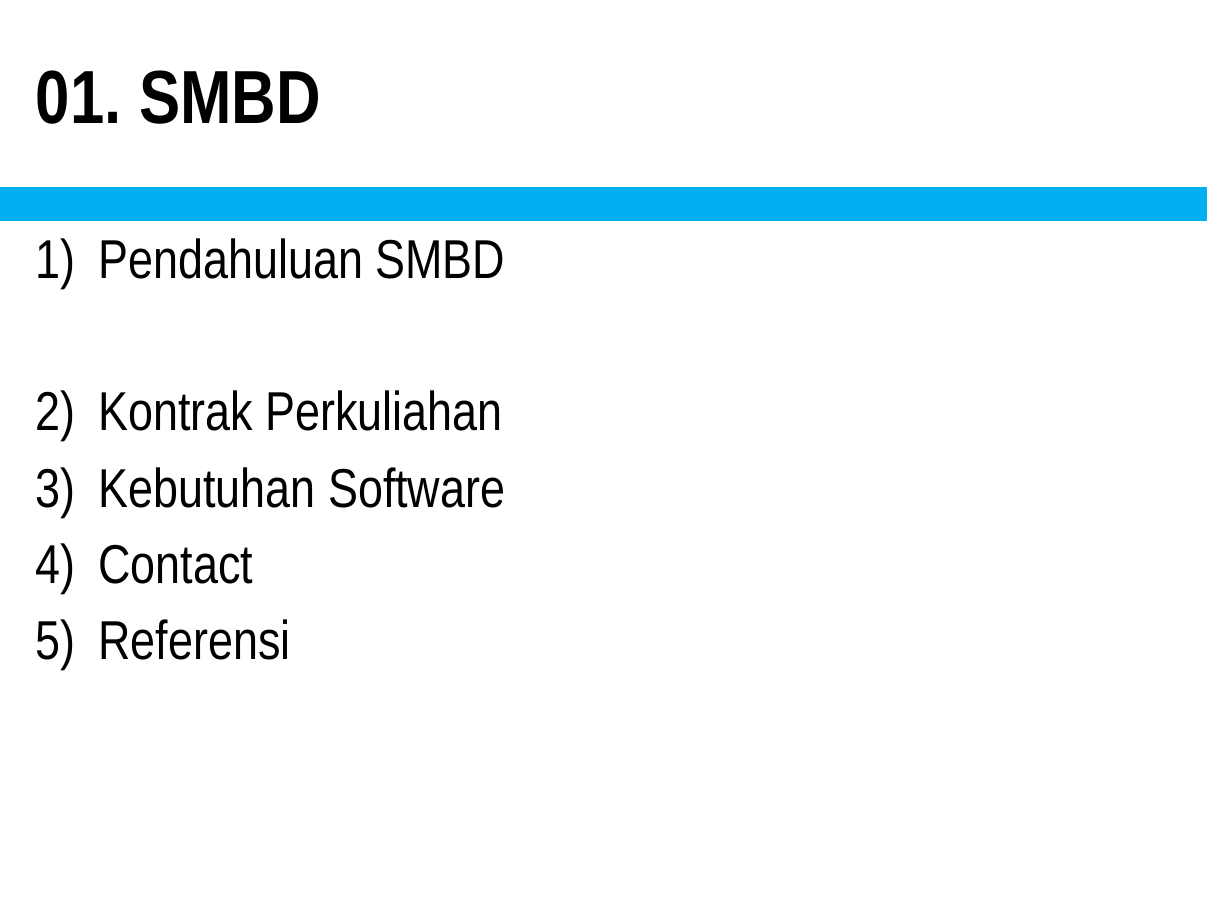
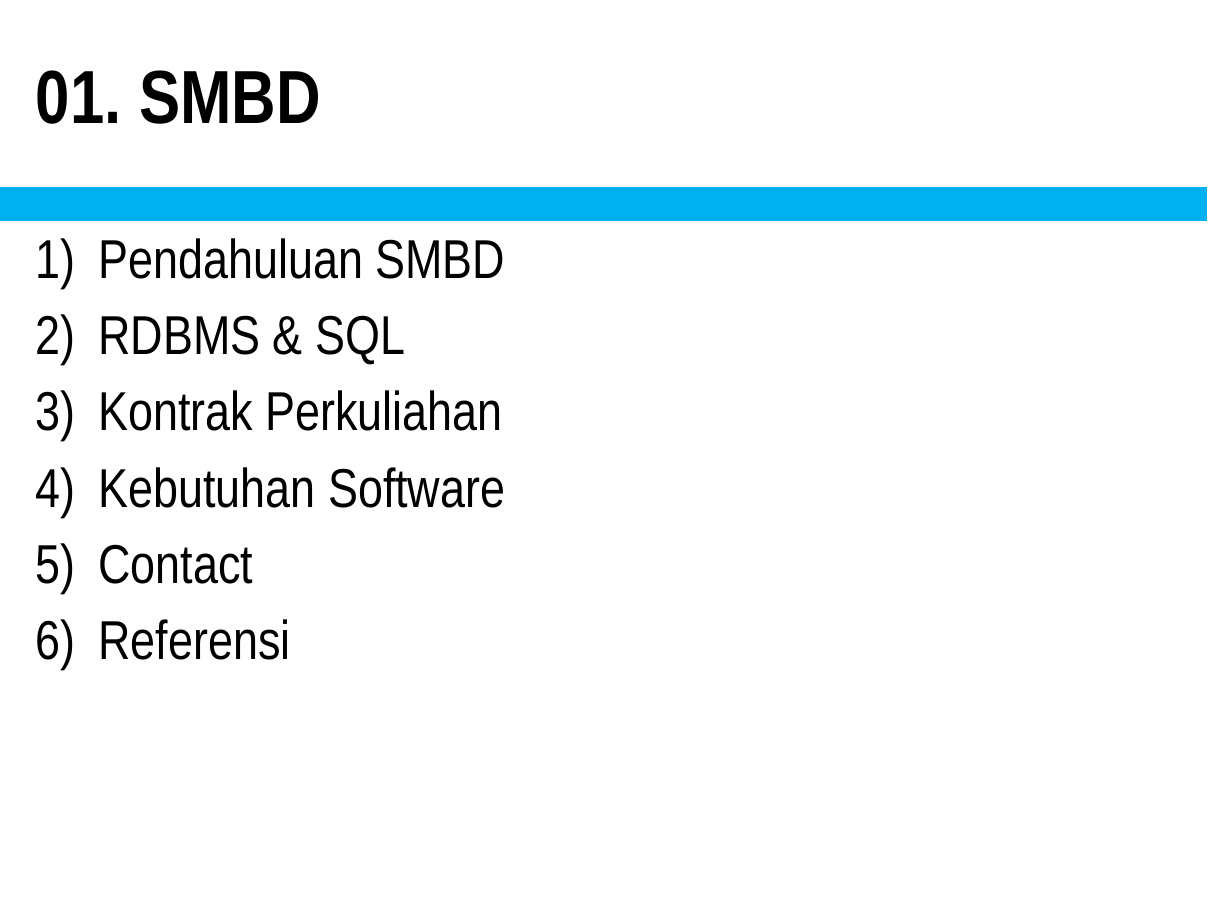
Before and after one commit to doniaft/Sistem-Manajemen-Basis-Data, a slide deck: slide 3 of 1. Bahan Ajar/01. SMBD - Pendahuluan.pptx. Drawn at 1232x924 pixels with LibreOffice and Linux fonts; fonts in the diff are those of the drawing. Boxes give left, top, right and bottom in pixels: in the first picture for what was removed or moved away, otherwise in the second. Text is boxed around its words. In the diff, an @@ line names an element or a change of style, - is before the commit and + after.

```diff
--- a/1. Bahan Ajar/01. SMBD - Pendahuluan.pptx
+++ b/1. Bahan Ajar/01. SMBD - Pendahuluan.pptx
@@ text at <box>98,315,405,364</box>: paragraph added @@
+2) RDBMS & SQL
```
Also in this commit, not shown: 4 other slides changed, 1 other file.
